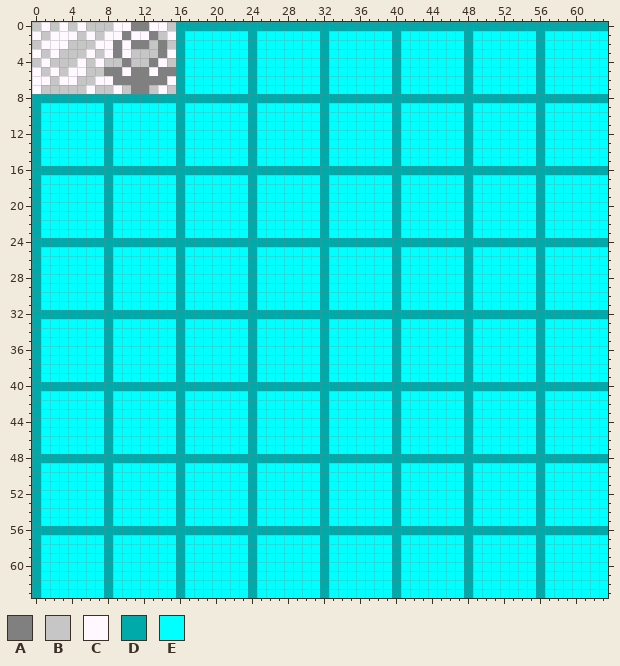
Pixel-art sprite: assets/map.png. Above: the version before the commit.
The file is 64x64 pixels.
Palette (. is transparent): A #808080  B #c6c6c6  C #fff8ff  D #00aaaa  E #00ffff
New version:
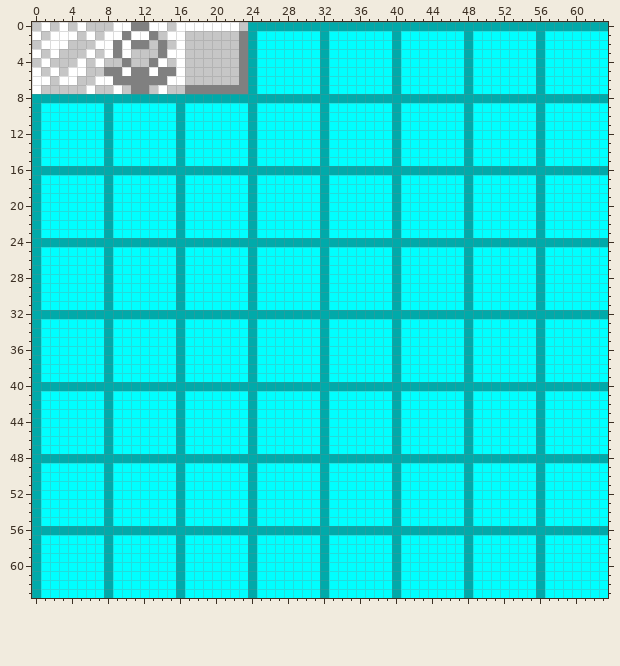
The edit:
Colour C changes from #fff8ff to #ffffff.
Colour E becomes colour A in rows 1 to 6 at x 23; in row 7 at x 17 to 23.
Colour D becomes colour B in row 0 at x 23; in row 7 at x 16.
Colour E becomes colour B in rows 1 to 6 at x 17 to 22.
Colour D becomes colour C in row 0 at x 16 to 22; in rows 1 to 6 at x 16.
Boxes around the changes in both pictures, in picture pixels (x1, y1, x2, y2):
changed: (32, 22, 248, 94)
